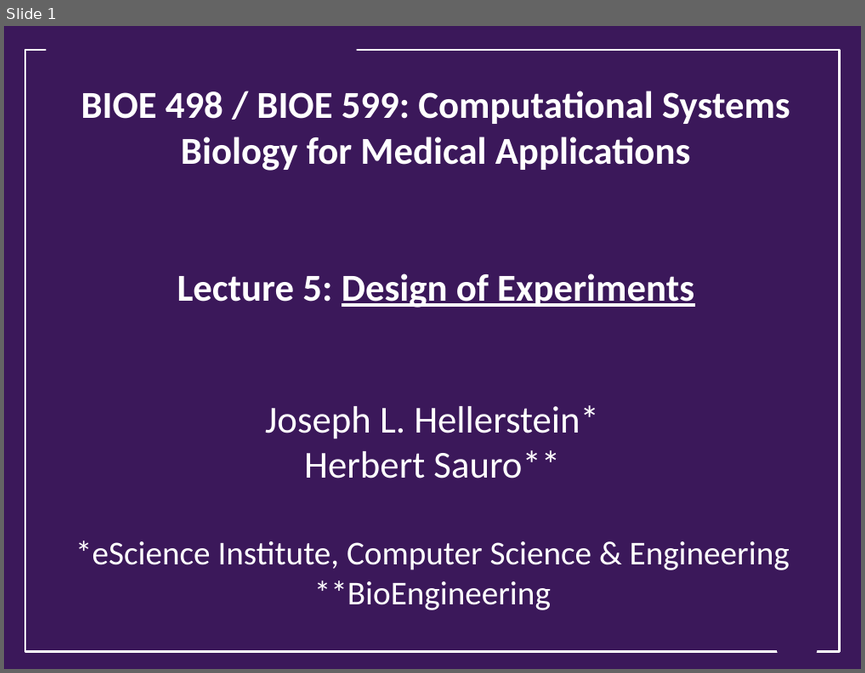
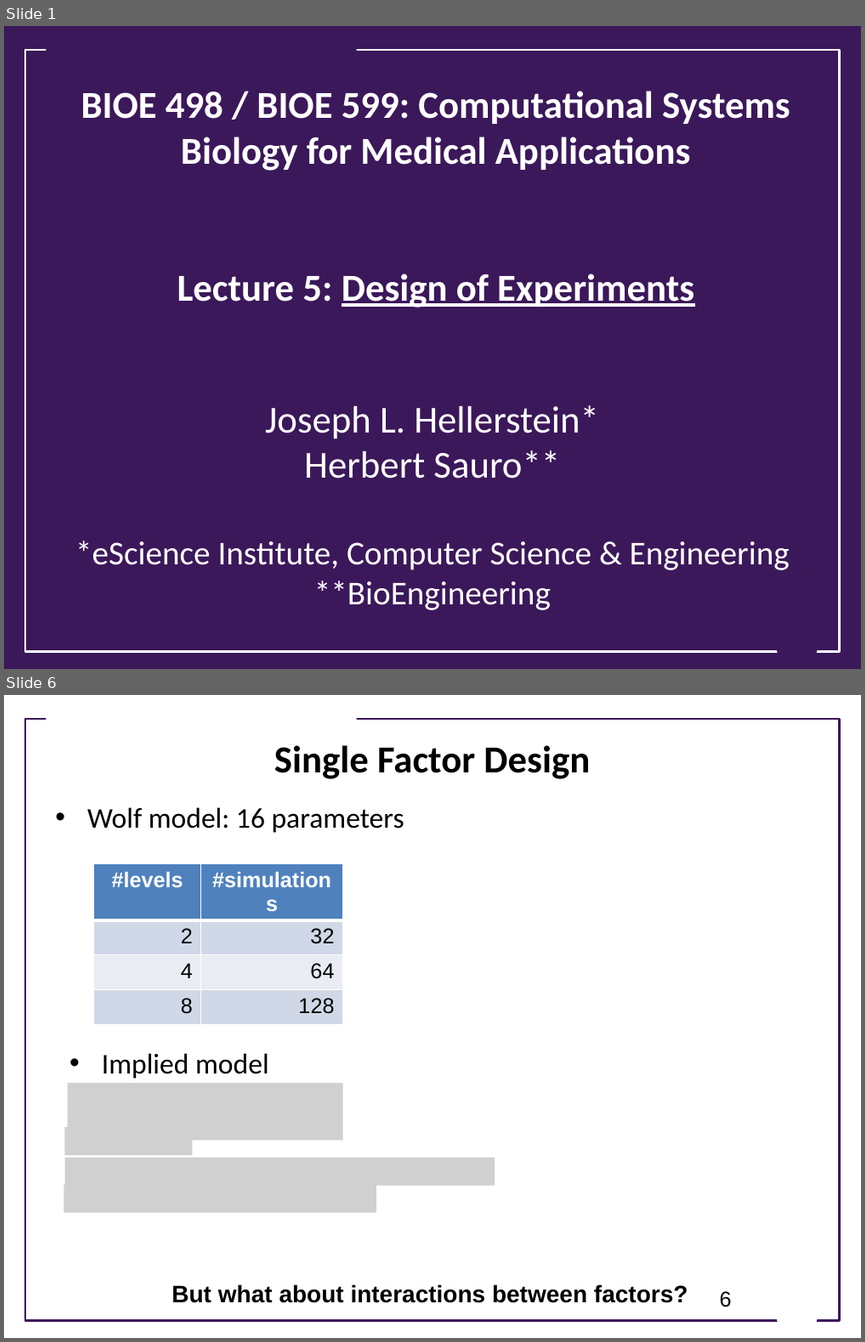
Before and after one commit to ModelEngineering/advancing-biomedical-models, a slide deck: lecture_5/5_design_of_experiments.pptx. Shown one above the other, each under a label of ours: slide 1 before the commit, slides 1 and 6 after it; the slides between them are not shown. The pictures are 865x673 and 865x1342 pixels, drawn with LibreOffice and Linux fonts; fonts in the diff are those of the drawing; grey boxes stand for pictures; background and template pictures are left out. Boxes give left, top, right and bottom in pixels: in the first picture for what was removed or moved away, otherwise in the second. Text is boxed around its words. In the diff, an @@ line names an element or a change of style, - is before the commit and + after.

```diff
--- a/lecture_5/5_design_of_experiments.pptx
+++ b/lecture_5/5_design_of_experiments.pptx
@@ slide 6 added at [4,695,861,1338], background #FFFFFF @@
@@ rectangle added at [25,719,840,1321], outline #3B185A 1.75 pt @@
@@ rectangle added at [46,709,356,730], fill #FFFFFF @@
@@ title added at [274,745,590,779], 32 pt, text #000000, bold @@
+Single Factor Design
@@ text added at [87,807,404,833], 24 pt, text #000000 @@
+• Wolf model: 16 parameters
@@ table added at [94,864,342,1017], 4 rows, 2 columns @@
+#levels | #simulations
+2 | 32
+4 | 64
+8 | 128
@@ text added at [102,1053,269,1078], 24 pt, text #000000 @@
+• Implied model
@@ picture added at [68,1083,342,1140] @@
@@ picture added at [65,1127,193,1155] @@
@@ picture added at [65,1157,494,1185] @@
@@ picture added at [64,1185,376,1213] @@
@@ text added at [171,1284,688,1303], 20 pt, text #000000, bold @@
+But what about interactions between factors?
@@ page number added at [720,1291,732,1307], 18 pt, text #000000 @@
+6
@@ trapezoid added at [769,1290,824,1327], fill #FFFFFF @@
```
Also in this commit, not shown: 3 slides changed, 3 other slides added.
